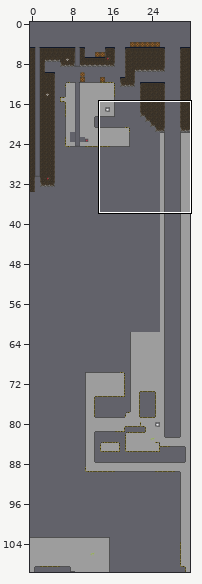
One commit to this Tiled map: assets/data/map.tmx. The picture above shows the old version from afar; the outline marks the close-up.
Close-up. Old version:
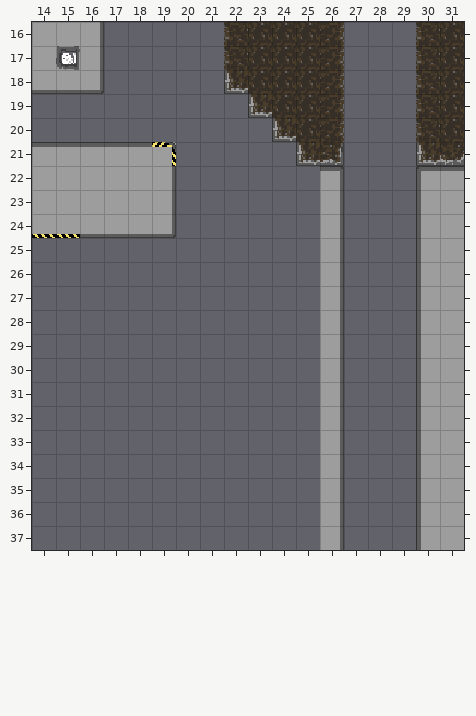
Cells are 16x16 px. Shown: x 14..31, y 16..37. The commit also changed other parts of the map, which this record leaves out.
And afterwards:
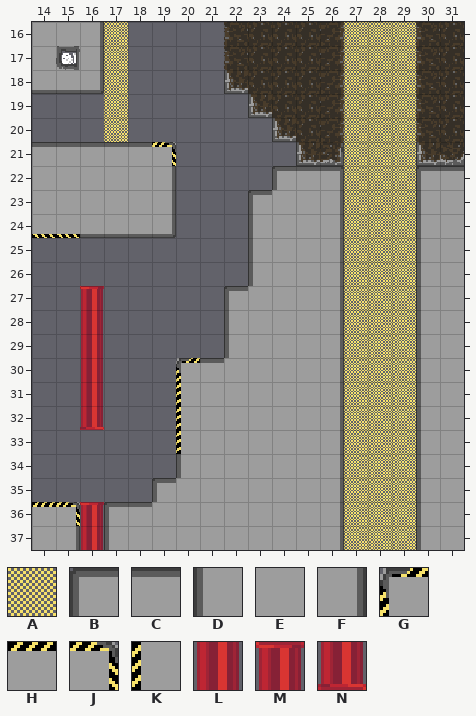
Key: from "decals": A 1; from "tileset": B 15, C 16, D 20, E 21, F 22, G 30, H 31, J 32, K 35, L 45, M 46, N 56.
_ is an empty cell.
Tiles of an added or newly shown layer are drawn over the layers below it.
Diff:
Layer "terrain":
y 22: x 24..25 __ -> BC
y 23: x 23..25 ___ -> BEE
y 24..26: x 23..25 ___ -> DEE
y 27: x 16 _ -> M; x 22..25 ____ -> BEEE
y 28..29: x 16 _ -> L; x 22..25 ____ -> DEEE
y 30: x 16 _ -> L; x 20..25 ______ -> GCEEEE
y 31: x 16 _ -> L; x 20..25 ______ -> KEEEEE
y 32: x 16 _ -> N; x 20..25 ______ -> KEEEEE
y 33: x 20..25 ______ -> KEEEEE
y 34: x 20..25 ______ -> DEEEEE
y 35: x 19..25 _______ -> BEEEEEE
y 36: x 14..25 ____________ -> HJMBCEEEEEEE
y 37: x 14..25 ____________ -> EFLDEEEEEEEE
Layer "light" (now shown):
y 16..20: x 17 _ -> A; x 27..29 ___ -> AAA
y 21..37: x 27..29 ___ -> AAA
Boxes around the changes in both close-ups, in picture pixels (x1, y1, x2, y2):
added: (104, 22, 128, 142)
added: (344, 22, 416, 550)
added: (32, 166, 320, 550)
